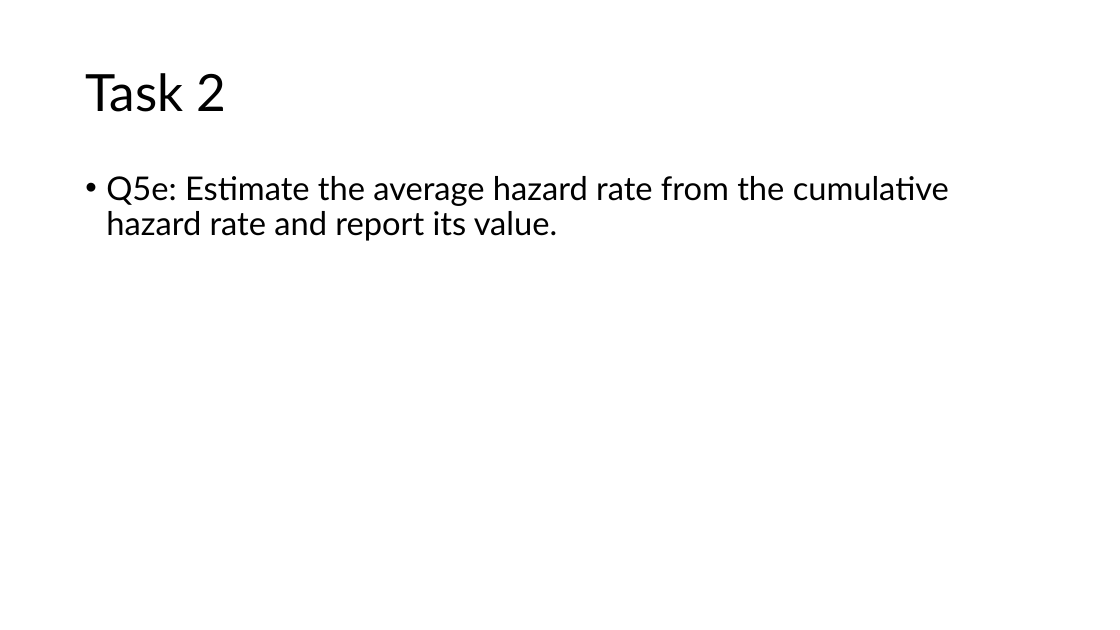
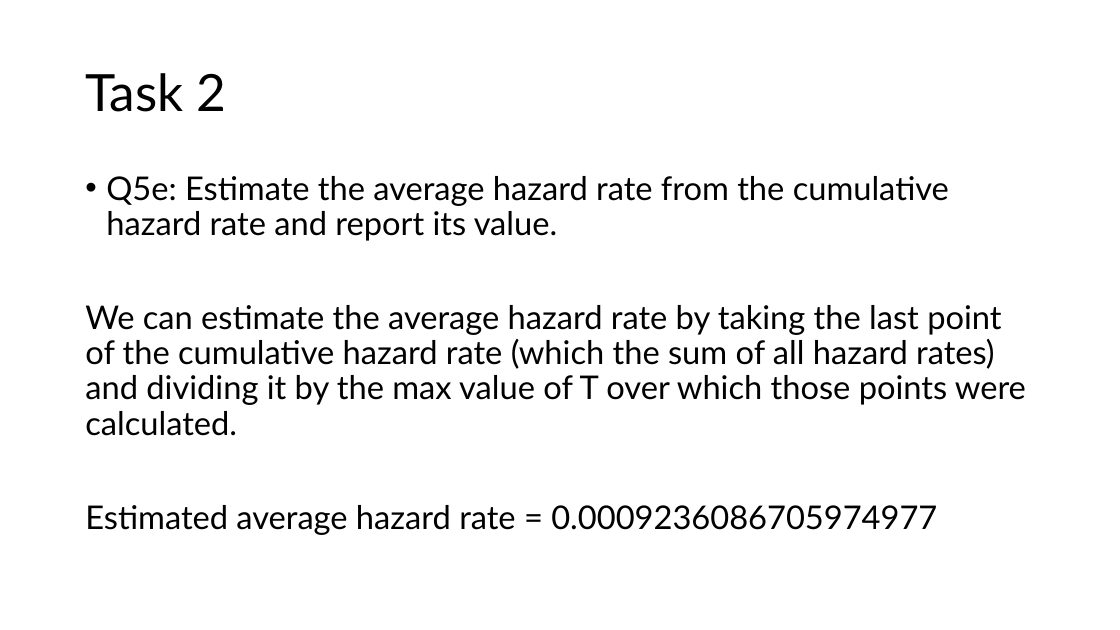
Before and after one commit to DhruvVohra11/gpu_cluster_analysis, a slide deck: slide 7 of ece313_sp26_project_task_2.pptx. Drawn at 1120x630 pixels with LibreOffice and Linux fonts; fonts in the diff are those of the drawing. Boxes give left, top, right and bottom in pixels: in the first picture for what was removed or moved away, otherwise in the second. Text is boxed around its words. In the diff, an @@ line names an element or a change of style, - is before the commit and + after.

```diff
--- a/ece313_sp26_project_task_2.pptx
+++ b/ece313_sp26_project_task_2.pptx
@@ text at [85,305,1026,535]: paragraphs added @@
+We can estimate the average hazard rate by taking the last point of the cumulative hazard rate (which the sum of all hazard rates) and dividing it by the max value of T over which those points were calculated.
+Estimated average hazard rate = 0.0009236086705974977
```
Also in this commit, not shown: 3 other slides changed, 2 slides added, 1 slide removed, 5 other files.
